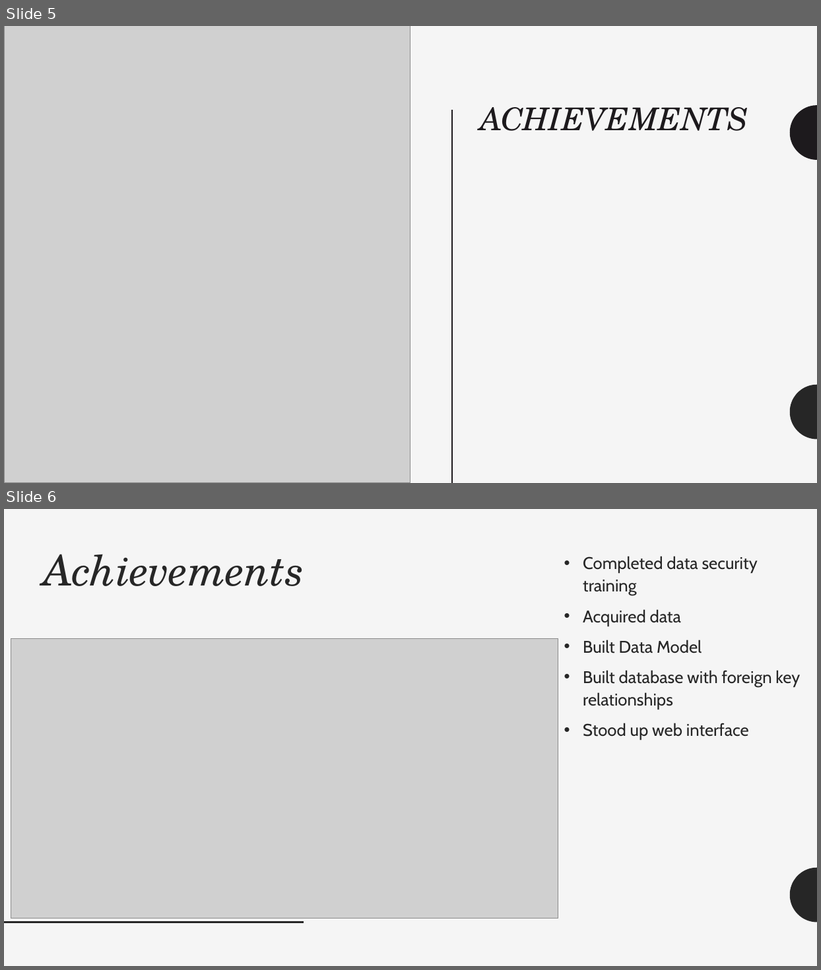
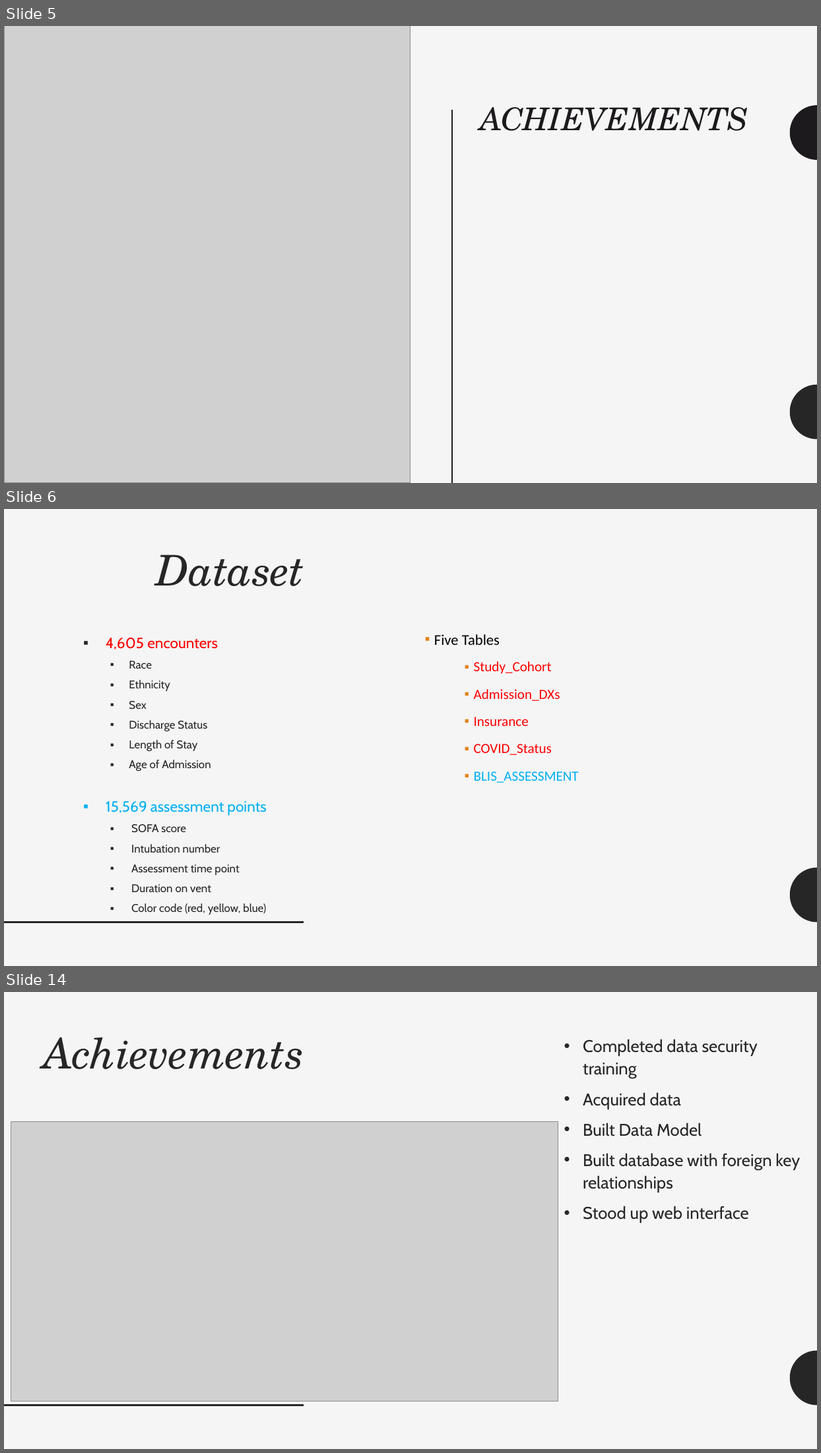
Before and after one commit to ezgisiir/URMCVenitaltorAllocation, a slide deck: Docs/ClassMeetings/2022_02_21_ClassMeeting.pptx. Shown one above the other, each under a label of ours: slides 5 and 6 before the commit, slides 5, 6 and 14 after it; the slides between them are not shown. The pictures are 821x970 and 821x1453 pixels, drawn with LibreOffice and Linux fonts; fonts in the diff are those of the drawing; grey boxes stand for pictures. Boxes give left, top, right and bottom in pixels: in the first picture for what was removed or moved away, otherwise in the second. Text is boxed around its words. In the diff, an @@ line names an element or a change of style, - is before the commit and + after.

```diff
--- a/Docs/ClassMeetings/2022_02_21_ClassMeeting.pptx
+++ b/Docs/ClassMeetings/2022_02_21_ClassMeeting.pptx
@@ slide 6 added at bbox=[4, 509, 817, 966], background #F5F5F5; not listed: 2 template elements that a slide beside it also shows @@
@@ title added at bbox=[156, 555, 305, 586], 50 pt, text #262626, italic @@
+Dataset
@@ text added at bbox=[106, 638, 266, 915], 13.2 pt, text #262626 @@
+▪ 4,605 encounters
+  ▪ Race
+  ▪ Ethnicity
+  ▪ Sex
+  ▪ Discharge Status
+  ▪ Length of Stay
+  ▪ Age of Admission
+▪ 15,569 assessment points
+  ▪ SOFA score
+  ▪ Intubation number
+  ▪ Assessment time point
+  ▪ Duration on vent
+  ▪ Color code (red, yellow, blue)
@@ text added at bbox=[434, 634, 579, 783], 16.5 pt, text #FF0000 @@
+▪ Five Tables
+  ▪ Study_Cohort
+  ▪ Admission_DXs
+  ▪ Insurance
+  ▪ COVID_Status
+  ▪ BLIS_ASSESSMENT
@@ what was slide 6 is now slide 14 @@
```
Also in this commit, not shown: 7 other slides added.
